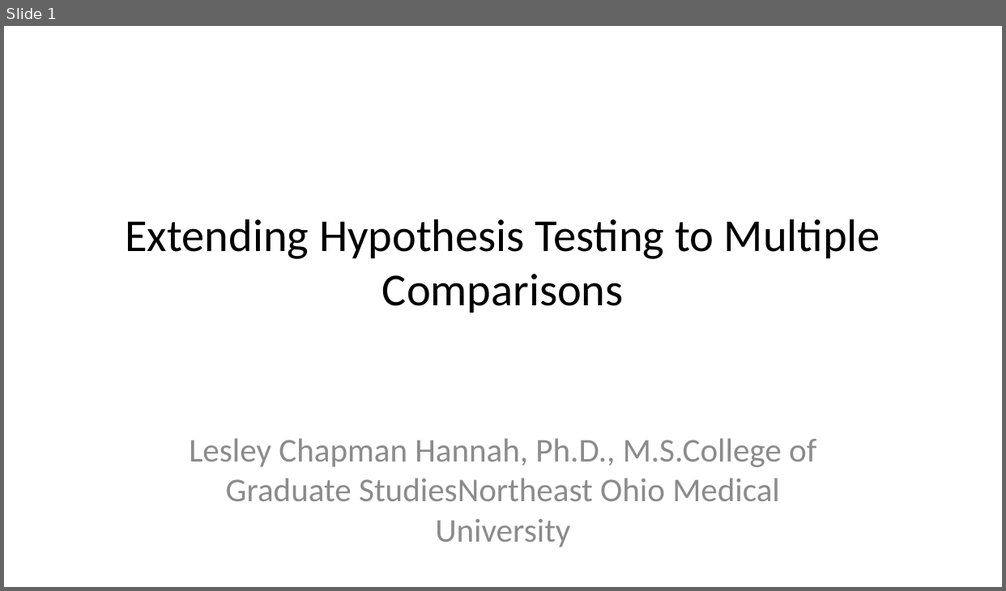
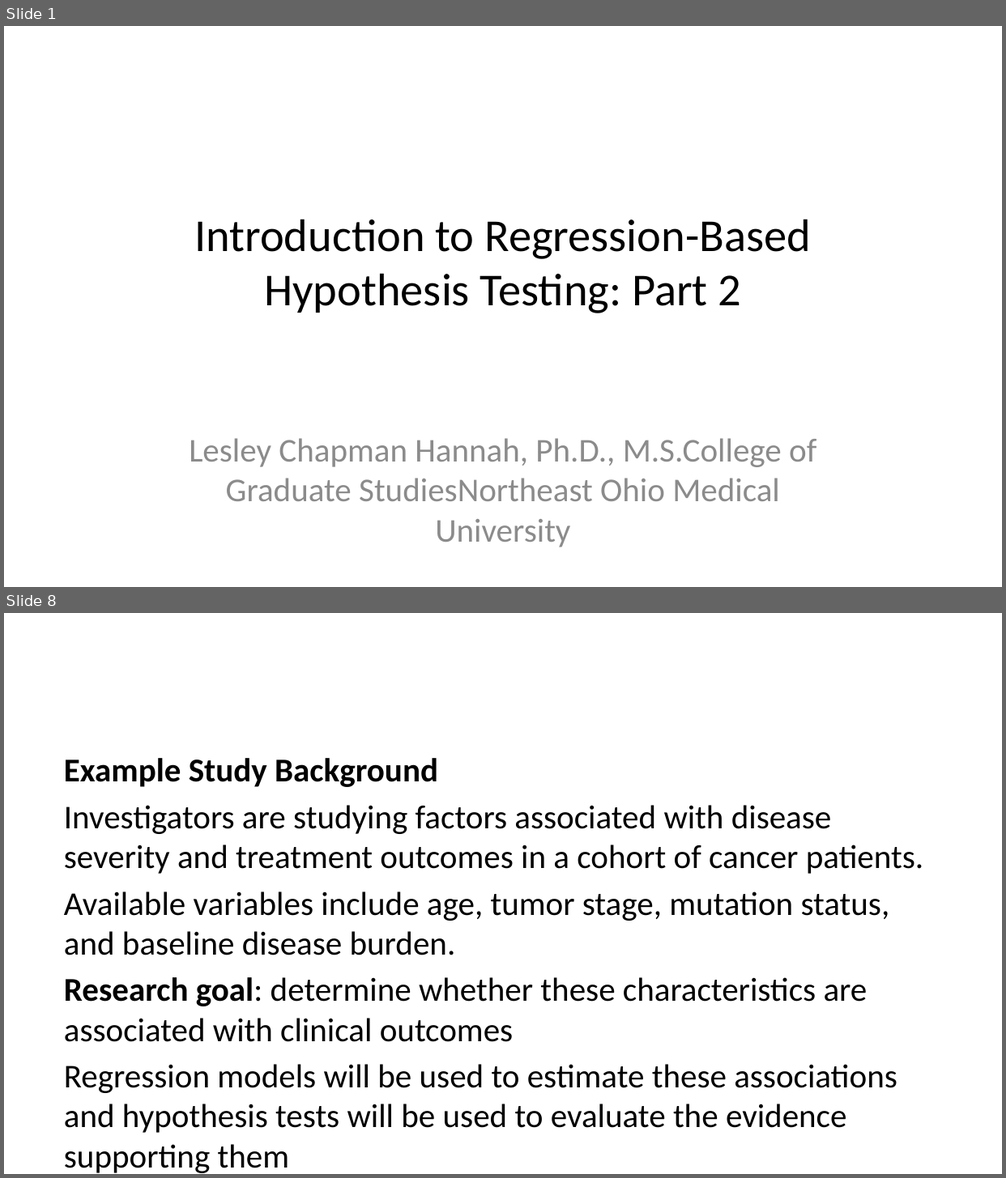
Before and after one commit to lesleymaraina/stats_I_mod_4b_sm2, a slide deck: test_2_082025_pptx.pptx. Shown one above the other, each under a label of ours: slide 1 before the commit, slides 1 and 8 after it; the slides between them are not shown. The pictures are 1006x591 and 1006x1178 pixels, drawn with LibreOffice and Linux fonts; fonts in the diff are those of the drawing. Boxes give left, top, right and bottom in pixels: in the first picture for what was removed or moved away, otherwise in the second. Text is boxed around its words. In the diff, an @@ line names an element or a change of style, - is before the commit and + after.

```diff
--- a/test_2_082025_pptx.pptx
+++ b/test_2_082025_pptx.pptx
@@ slide 8 added at [4, 613, 1002, 1174], background #FFFFFF @@
@@ text added at [64, 758, 923, 1133], 24 pt, text #000000 @@
+Example Study Background
+Investigators are studying factors associated with disease severity and treatment outcomes in a cohort of cancer patients.
+Available variables include age, tumor stage, mutation status, and baseline disease burden.
+Research goal: determine whether these characteristics are associated with clinical outcomes
+Regression models will be used to estimate these associations and hypothesis tests will be used to evaluate the evidence supporting them
@@ slide 1 changed as well @@
@@ title at [194, 219, 810, 314]: text changed @@
-Extending Hypothesis Testing to Multiple Comparisons
+Introduction to Regression-Based Hypothesis Testing: Part 2
```
Also in this commit, not shown: 29 other slides added, 24 slides removed, 4 other files.
